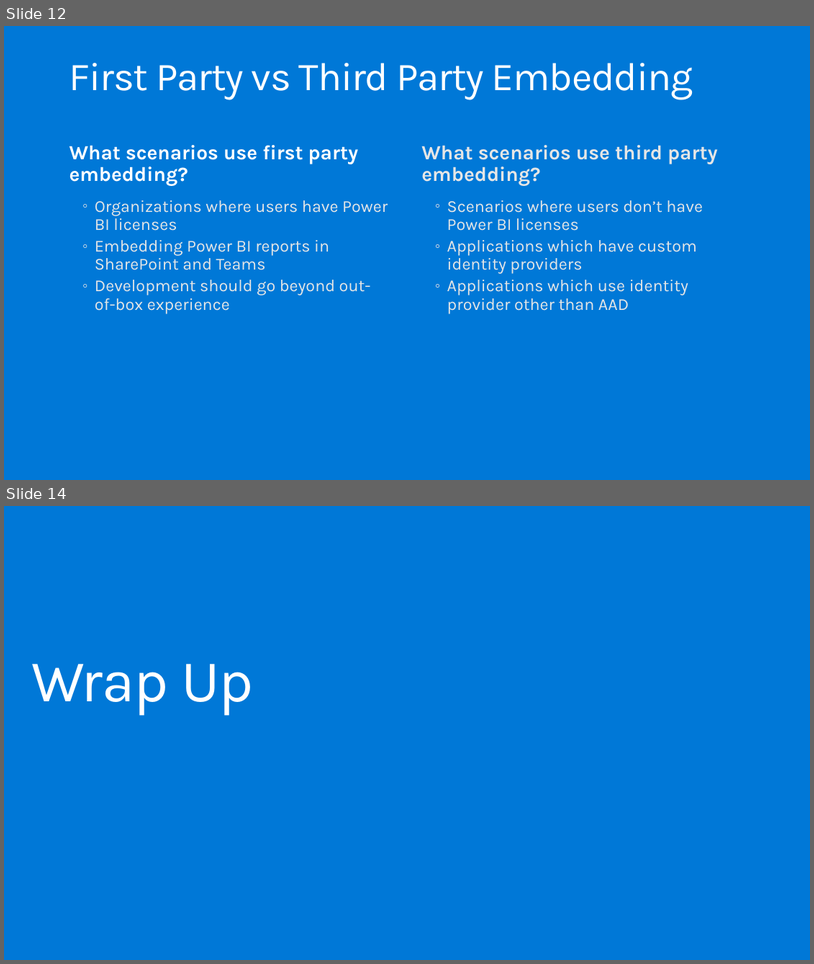
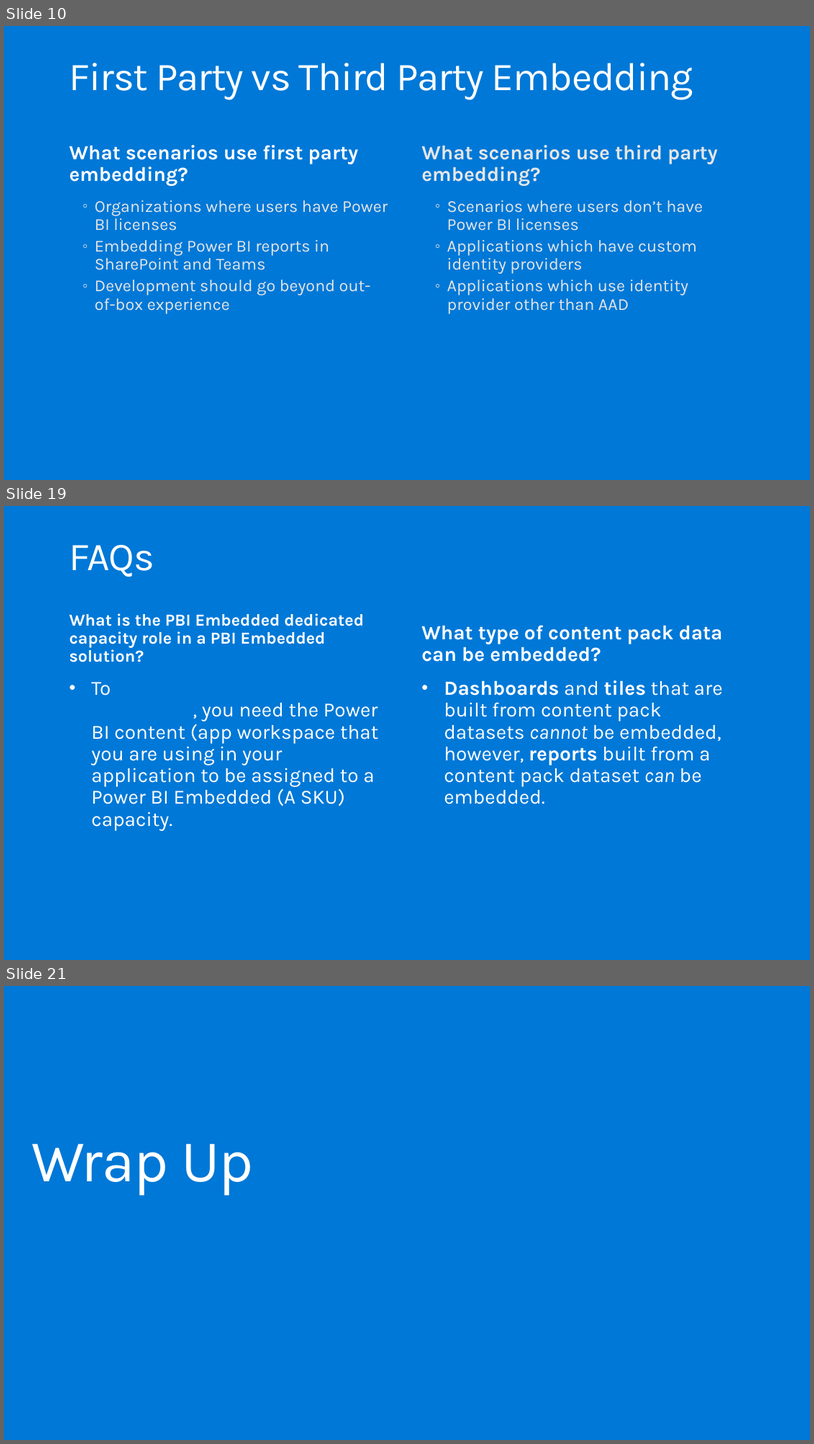
Before and after one commit to hnc198/AzurePowerBI, a slide deck: Hands-on Modules/Embedding/1. What is Power BI Embedded.pptx. Shown one above the other, each under a label of ours: slides 12 and 14 before the commit, slides 10, 19 and 21 after it; the slides between them are not shown. The pictures are 814x964 and 814x1444 pixels, drawn with LibreOffice and Linux fonts; fonts in the diff are those of the drawing. Boxes give left, top, right and bottom in pixels: in the first picture for what was removed or moved away, otherwise in the second. Text is boxed around its words. In the diff, an @@ line names an element or a change of style, - is before the commit and + after.

```diff
--- a/Hands-on Modules/Embedding/1. What is Power BI Embedded.pptx
+++ b/Hands-on Modules/Embedding/1. What is Power BI Embedded.pptx
@@ slide 19 added at (4, 506, 810, 960), background #0078D7 @@
@@ title added at (70, 545, 154, 577), 47 pt, text #FFFFFF @@
+FAQs
@@ text added at (70, 613, 364, 662), 20 pt, text #FFFFFF, bold @@
+What is the PBI Embedded dedicated capacity role in a PBI Embedded solution?
@@ text added at (422, 625, 723, 662), 24 pt, text #FFFFFF, bold @@
+What type of content pack data can be embedded?
@@ text added at (91, 682, 378, 806), 24 pt, text #FFFFFF @@
+• To promote your solution to production, you need the Power BI content (app workspace that you are using in your application to be assigned to a Power BI Embedded (A SKU) capacity.
@@ text added at (444, 680, 723, 804), 24 pt, text #FFFFFF @@
+• Dashboards and tiles that are built from content pack datasets cannot be embedded, however, reports built from a content pack dataset can be embedded.
@@ what was slide 12 is now slide 10 @@
@@ what was slide 14 is now slide 21 @@
```
Also in this commit, not shown: 7 slides changed, 7 other slides added, 1 slide removed, 4 other files.
